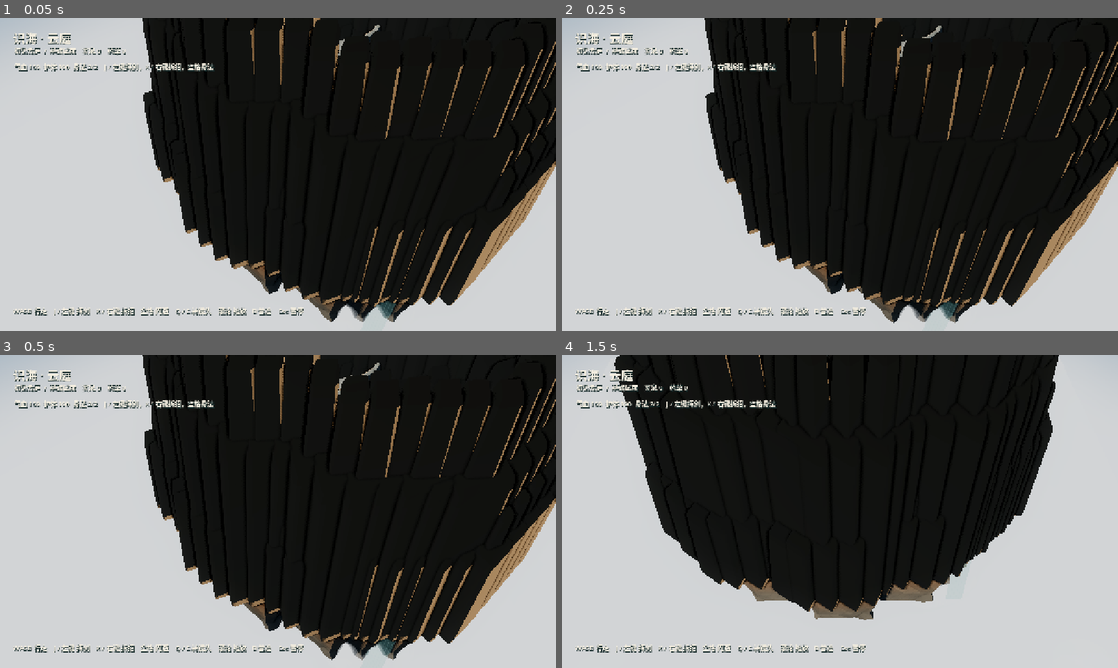
Above: before the commit, frames 1-4 (two rows, left to right).
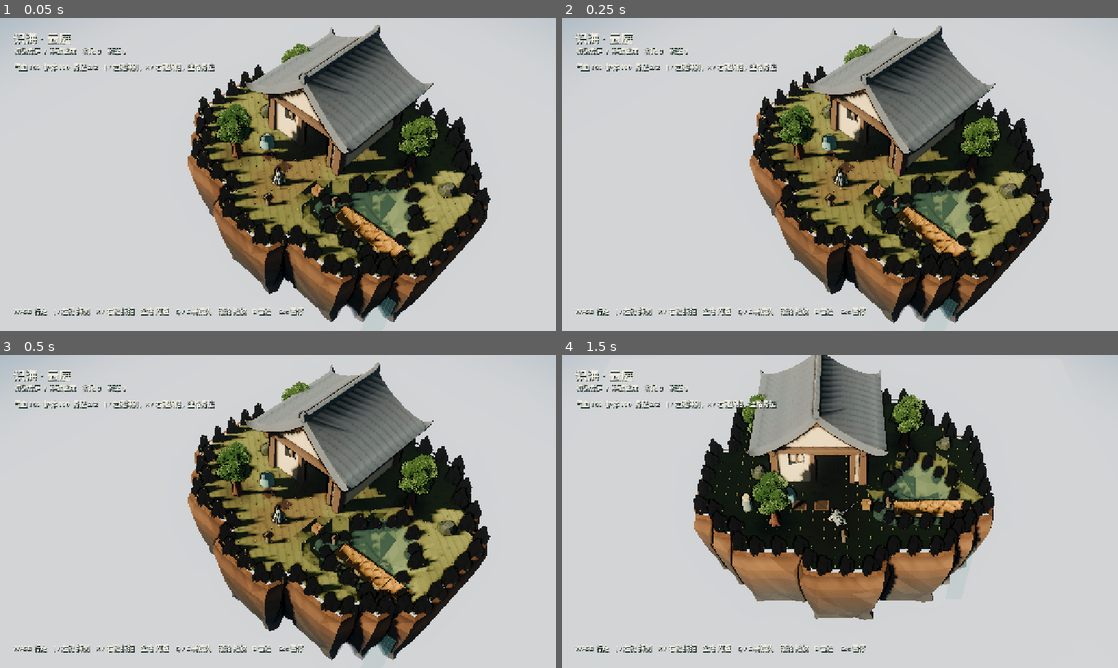
Above: after the commit, the same moments.

Repository: YI1219/Idle_and_incremental_game
Game: Godot game, scene res://scenes/play.tscn
The game is run twice, just before and just after one commit, with the same random seed, the same clock (stepped at 60 frames per second) and the same inputs.
Inputs (mouse positions are in pixels of both pictures, inside the frame that each line leads up to):
- Up to frame 1 (0.05 s): no input
- Up to frame 2 (0.25 s): no input
- Up to frame 3 (0.5 s): no input
- Up to frame 4 (1.5 s): tap Enter at 0.5 s; move the mouse to (962, 495) at 0.52 s; hold D (move_right) 0.53-1.25 s; hold Q (camera_left) 0.53-1.25 s; click (962, 495) at 0.67 s; tap Space at 0.77 s; drag from (728, 527) to (812, 574) at 1.27 s

The runs differ from the first frame. In frame 1, 45% of the frame differs, in the area x 25-100%, y 0-93%; in frame 2, 45%; in frame 3, 45%; in frame 4, 36%.

Commit message:
Dense clustered tufts, sized rim rocks, smooth micro-relief.
Raise tuft density toward 30/m2 with clump height variation and
shadows. Normalize kit rim rocks to ~0.5-1 m sitting stones.
Render-only relief uses continuous value noise, not per-vertex hash.

Co-authored-by: YI <YI1219@users.noreply.github.com>

Diff:
--- a/scripts/world/heightfield.gd
+++ b/scripts/world/heightfield.gd
@@ -617,10 +617,24 @@
 
 
 func visual_relief(world: Vector3) -> float:
-	## Render-only. Never write this into heights.
-	var n1 := _hash2(world.x * 0.31 + float(seed) * 0.02, world.z * 0.29)
-	var n2 := _hash2(world.x * 0.95 - float(seed) * 0.01, world.z * 0.88)
-	return (n1.x - 0.5) * 0.07 + (n2.y - 0.5) * 0.018
+	## Render-only continuous noise. Never write this into heights.
+	var n1 := _value_noise(world.x * 0.28 + float(seed) * 0.03, world.z * 0.26)
+	var n2 := _value_noise(world.x * 0.82 - float(seed) * 0.02, world.z * 0.78)
+	return (n1 - 0.5) * 0.055 + (n2 - 0.5) * 0.016
+
+
+func _value_noise(x: float, z: float) -> float:
+	var ix := floorf(x)
+	var iz := floorf(z)
+	var fx := x - ix
+	var fz := z - iz
+	fx = fx * fx * (3.0 - 2.0 * fx)
+	fz = fz * fz * (3.0 - 2.0 * fz)
+	var a := _hash2(ix, iz).x
+	var b := _hash2(ix + 1.0, iz).x
+	var c := _hash2(ix, iz + 1.0).x
+	var d := _hash2(ix + 1.0, iz + 1.0).x
+	return lerpf(lerpf(a, b, fx), lerpf(c, d, fx), fz)
 
 
 func visual_bank_dip(ix: int, iz: int) -> float:
--- a/scripts/world/island_heightfield.gd
+++ b/scripts/world/island_heightfield.gd
@@ -75,6 +75,7 @@
 	_fall_material = _make_fall_material()
 	_water_node.material_override = _water_material
 	_tuft_mm = _make_mm("GrassTufts", _tuft_mesh(), _mat(Color("6a7548")))
+	_tuft_mm.cast_shadow = GeometryInstance3D.SHADOW_CASTING_SETTING_ON
 	_pebble_mm = _make_mm("Pebbles", _pebble_mesh(), _mat(Color("6b6256")))
 	_flower_mm = _make_mm("Flowers", _flower_mesh(), _mat(Color("c4b06a")))
 
@@ -484,7 +485,7 @@
 func _density_at(world: Vector2) -> float:
 	var wave := 0.5 + 0.5 * sin(world.x * 0.42 + float(field.seed) * 0.11) * sin(world.y * 0.35 - float(field.seed) * 0.07)
 	var nse := Heightfield._hash2(world.x * 0.19 + float(field.seed), world.y * 0.17)
-	return clampf(0.12 + 0.58 * (wave * 0.65 + nse.x * 0.35), 0.10, 0.72)
+	return clampf(0.18 + 0.70 * (wave * 0.70 + nse.x * 0.30), 0.16, 0.88)
 
 
 func _scatter_dressing() -> void:
@@ -512,17 +513,19 @@
 				continue
 			var origin := field.vertex_world(cx, cz)
 			var density := _density_at(origin)
-			for attempt in 7:
+			for attempt in 12:
 				var nse := Heightfield._hash2(float(cx) * 2.13 + float(attempt) * 17.0 + float(field.seed), float(cz) * 1.71 + float(attempt) * 5.3)
 				if nse.x > density:
 					continue
 				var at := Vector3(origin.x + nse.x * field.spacing, 0.0, origin.y + nse.y * field.spacing)
 				var h := field.sample_height(at) + field.visual_relief(at)
 				var yaw := nse.y * TAU
-				var tall := 0.70 + nse.x * 0.70
-				tufts.append(Transform3D(Basis(Vector3.UP, yaw).scaled(Vector3(0.85 + nse.y * 0.4, tall, 0.85 + nse.x * 0.3)), Vector3(at.x, h + 0.01, at.z)))
-				if nse.y > 0.92 and nse.x > 0.40:
-					flowers.append(Transform3D(Basis(Vector3.UP, yaw + 1.2).scaled(Vector3.ONE * (0.8 + nse.x * 0.3)), Vector3(at.x + 0.06, h + 0.01, at.z - 0.04)))
+				var tall := 0.90 + nse.x * 0.70
+				if nse.y > 0.80 and density > 0.48:
+					tall = 1.7 + nse.x * 1.1
+				tufts.append(Transform3D(Basis(Vector3.UP, yaw).scaled(Vector3(0.90 + nse.y * 0.45, tall, 0.90 + nse.x * 0.35)), Vector3(at.x, h + 0.01, at.z)))
+				if nse.y > 0.93 and nse.x > 0.42:
+					flowers.append(Transform3D(Basis(Vector3.UP, yaw + 1.2).scaled(Vector3.ONE * (0.9 + nse.x * 0.35)), Vector3(at.x + 0.06, h + 0.01, at.z - 0.04)))
 			var clump := Heightfield._hash2(float(cx) * 0.37 + float(field.seed), float(cz) * 0.41)
 			if clump.x > 0.82 and density > 0.40:
 				var mid := origin + Vector2(field.spacing * 0.5, field.spacing * 0.5)
@@ -533,19 +536,20 @@
 	_fill_mm(_tuft_mm, tufts)
 	_fill_mm(_pebble_mm, pebbles)
 	_fill_mm(_flower_mm, flowers)
-	_scatter_rim_rocks(water_cells)
+	var rocks := _scatter_rim_rocks(water_cells)
 	_hang_roots()
-
-
-func _scatter_rim_rocks(water_cells: Dictionary) -> void:
+	print("dress tufts=%d pebbles=%d flowers=%d rim_rocks=%d" % [tufts.size(), pebbles.size(), flowers.size(), rocks])
+
+
+func _scatter_rim_rocks(_water_cells: Dictionary) -> int:
 	RockKit.ensure()
 	var by_name: Dictionary = {}
 	for n in RockKit.pool("rim"):
 		by_name[n] = []
 	if by_name.is_empty():
-		return
+		return 0
 	var names: PackedStringArray = PackedStringArray(by_name.keys())
-	_place_rock_chain(field.visual_loops, names, by_name, -0.16, false)
+	_place_rock_chain(field.visual_loops, names, by_name, -0.18, false)
 	var lake_loops: Array = []
 	for lake in water_info.get("lakes", []):
 		for loop in HeightfieldMesh._lake_loops(field, lake.get("cells", [])):
@@ -554,11 +558,14 @@
 				ring.append(Vector2(p.x, p.z))
 			if ring.size() >= 4:
 				lake_loops.append(ring)
-	_place_rock_chain(lake_loops, names, by_name, -0.10, true)
+	_place_rock_chain(lake_loops, names, by_name, -0.12, true)
+	var total := 0
 	for n in by_name.keys():
 		var node := _kit_node(String(n))
 		if node:
 			_fill_mm(node, by_name[n])
+			total += (by_name[n] as Array).size()
+	return total
 
 
 func _place_rock_chain(loops: Array, names: PackedStringArray, by_name: Dictionary, bury: float, lake: bool) -> void:
@@ -590,21 +597,24 @@
 						t += 0.20
 						continue
 					var name := names[int(nse.x * float(names.size())) % names.size()]
+					var piece: Dictionary = RockKit.piece(name)
+					var src_h := maxf(float(piece.get("height", 0.35)), 0.15)
+					var unit := 0.52 / src_h
 					var h := field.sample_height(Vector3(p.x, 0.0, p.y))
 					var yaw := nse.x * TAU
-					var tilt := (nse.y - 0.5) * 0.12
-					var sx := 0.85 + nse.x * 0.55
-					var sy := (2.4 + nse.y * 1.6) if not lake else (1.8 + nse.y * 1.2)
-					var sz := 0.90 + nse.y * 0.40
+					var tilt := (nse.y - 0.5) * 0.10
+					var sx := unit * (0.90 + nse.x * 0.45)
+					var sy := unit * ((1.40 + nse.y * 0.80) if not lake else (1.15 + nse.y * 0.50))
+					var sz := unit * (0.95 + nse.y * 0.35)
 					var basis := Basis.from_euler(Vector3(PI + tilt, yaw, (nse.x - 0.5) * 0.10))
 					basis = basis.scaled(Vector3(sx, sy, sz))
-					var xf := Transform3D(basis, Vector3(p.x + (nse.y - 0.5) * 0.16, h + bury, p.y + (nse.x - 0.5) * 0.16))
+					var xf := Transform3D(basis, Vector3(p.x + (nse.y - 0.5) * 0.14, h + bury, p.y + (nse.x - 0.5) * 0.14))
 					(by_name[name] as Array).append(xf)
 					placed += 1
 					if placed % 6 == 0 and names.size() > 1:
 						var small := names[int(nse.y * float(names.size())) % names.size()]
-						var sb := Basis.from_euler(Vector3(PI, yaw + 0.8, 0.0)).scaled(Vector3(sx * 0.55, sy * 0.55, sz * 0.55))
-						(by_name[small] as Array).append(Transform3D(sb, Vector3(p.x + 0.32, h + bury * 0.7, p.y - 0.18)))
+						var sb := Basis.from_euler(Vector3(PI, yaw + 0.8, 0.0)).scaled(Vector3(sx * 0.52, sy * 0.50, sz * 0.52))
+						(by_name[small] as Array).append(Transform3D(sb, Vector3(p.x + 0.28, h + bury * 0.7, p.y - 0.16)))
 				t += 0.18
 			acc += seg
 
@@ -625,6 +635,7 @@
 	mat.roughness = 0.95
 	mat.specular_mode = BaseMaterial3D.SPECULAR_DISABLED
 	var node := _make_mm("Kit_%s" % p_name, piece["mesh"], mat)
+	node.cast_shadow = GeometryInstance3D.SHADOW_CASTING_SETTING_ON
 	_kit_mms[p_name] = node
 	return node
 
@@ -685,12 +696,13 @@
 func _tuft_mesh() -> ArrayMesh:
 	var st := SurfaceTool.new()
 	st.begin(Mesh.PRIMITIVE_TRIANGLES)
-	var blades := [0.0, 0.95, 1.85, 2.70]
-	for yaw in blades:
-		var b := Basis(Vector3.UP, yaw)
-		var a := b * Vector3(-0.012, 0.0, 0.0)
-		var c := b * Vector3(0.012, 0.0, 0.0)
-		var tip := b * Vector3(0.0, 0.11, 0.018)
+	var blades := [0.0, 0.85, 1.70, 2.55, 3.40, 4.25]
+	for i in blades.size():
+		var b := Basis(Vector3.UP, blades[i])
+		var lift := 0.14 + float(i % 3) * 0.03
+		var a := b * Vector3(-0.014, 0.0, 0.0)
+		var c := b * Vector3(0.014, 0.0, 0.0)
+		var tip := b * Vector3(0.0, lift, 0.022)
 		st.set_normal(Vector3.UP)
 		st.add_vertex(a)
 		st.add_vertex(tip)
